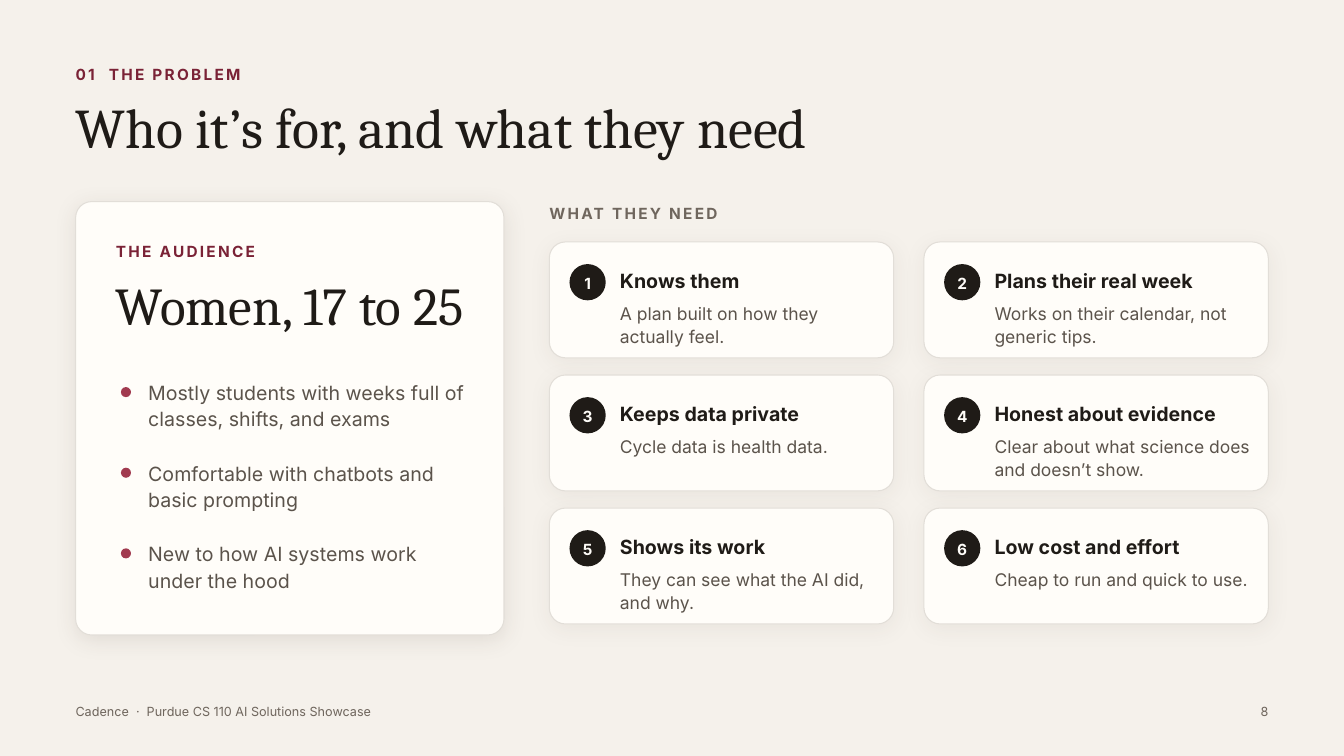
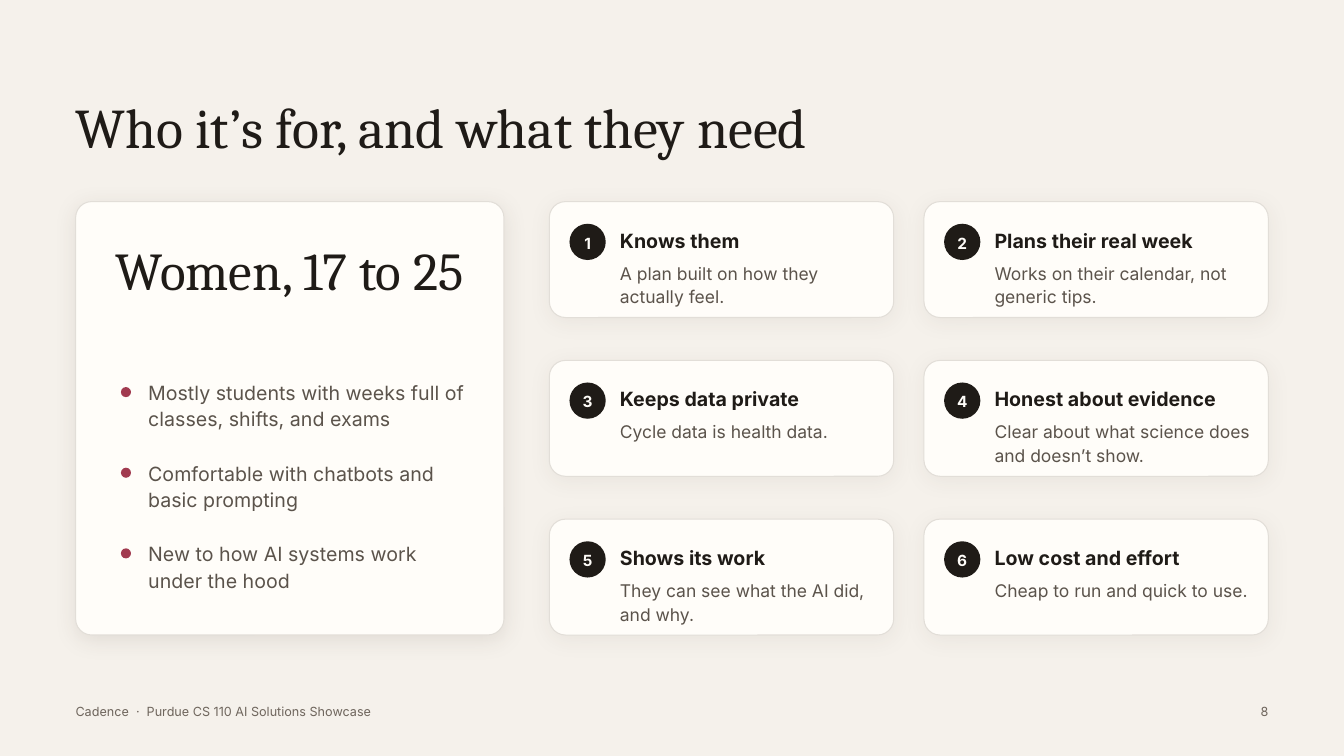
Before and after one commit to tarushvkodes/cadence, a slide deck: slide 8 of deck/Cadence-Capstone.pptx. Drawn at 1344x756 pixels with LibreOffice and Linux fonts; fonts in the diff are those of the drawing. Boxes give left, top, right and bottom in pixels: in the first picture for what was removed or moved away, otherwise in the second. Text is boxed around its words. In the diff, an @@ line names an element or a change of style, - is before the commit and + after.

```diff
--- a/deck/Cadence-Capstone.pptx
+++ b/deck/Cadence-Capstone.pptx
@@ text removed at (76,68,240,80) @@
-01 THE PROBLEM
@@ text removed at (549,202,1268,232) @@
-WHAT THEY NEED
@@ 6 texts, 2 rounded rectangles, 2 ellipses: place and size @@
-6 texts, 2 rounded rectangles, 2 ellipses at (549,242,1269,358)
+6 texts, 2 rounded rectangles, 2 ellipses at (549,202,1269,318)
@@ text "Women, 17 to 25": place and size @@
-text "Women, 17 to 25" at (116,289,463,332)
+text "Women, 17 to 25" at (116,254,463,297)
@@ text removed at (116,245,255,257) @@
-THE AUDIENCE
@@ 6 texts, 2 rounded rectangles, 2 ellipses: place and size @@
-6 texts, 2 rounded rectangles, 2 ellipses at (549,375,1269,491)
+6 texts, 2 rounded rectangles, 2 ellipses at (549,361,1269,477)
@@ 6 texts, 2 rounded rectangles, 2 ellipses: place and size @@
-6 texts, 2 rounded rectangles, 2 ellipses at (549,508,1269,624)
+6 texts, 2 rounded rectangles, 2 ellipses at (549,519,1269,635)
```
Also in this commit, not shown: 40 other slides changed, 9 other files.
